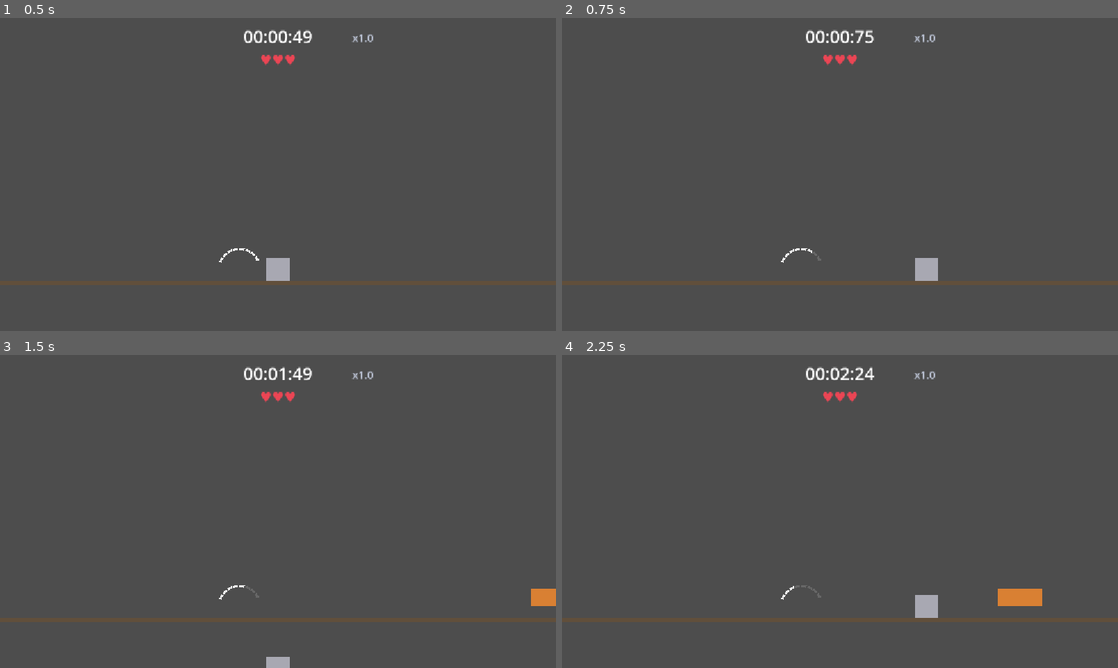
Above: before the commit, frames 1-4 (two rows, left to right).
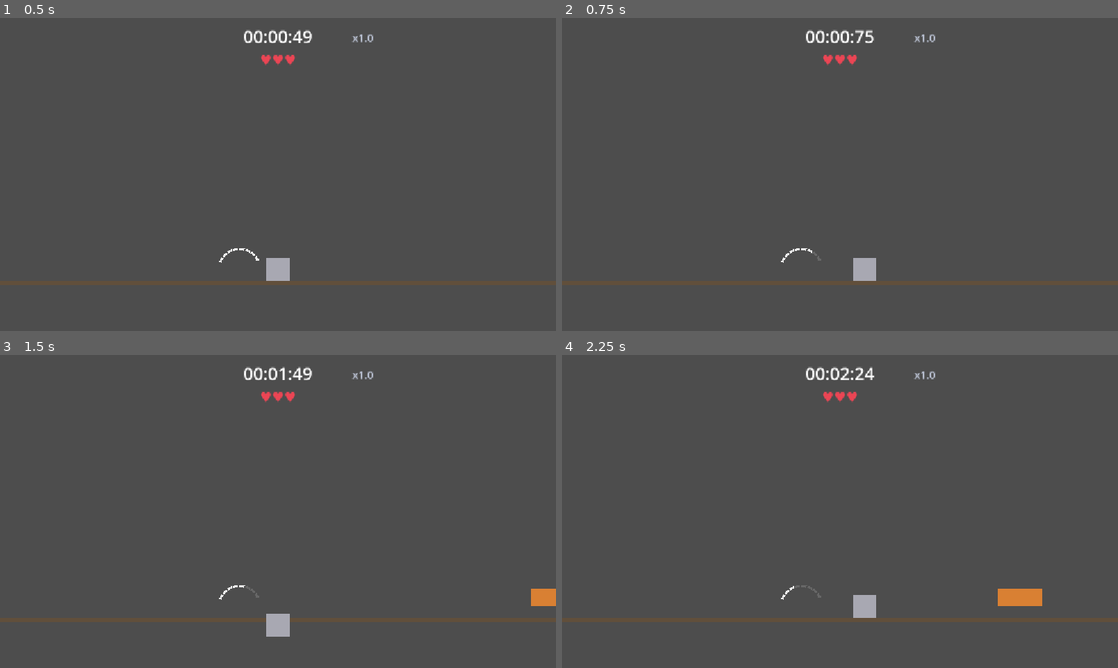
Above: after the commit, the same moments.

Repository: thugzook/desserted-desert-gamejam
Game: Godot game, scene res://scenes/main.tscn
Same seed, same stepped clock (60 frames per second), same inputs: the game is played once before the commit and once after it.
Inputs:
- Up to frame 1 (0.5 s): no input
- Up to frame 2 (0.75 s): tap Enter (restart) at 0.5 s; hold D (dodge_right) from 0.53 s (still down); tap J (parry) at 0.6 s
- Up to frame 3 (1.5 s): release D (dodge_right) at 1.28 s; hold S (dodge_down) from 1.28 s (still down); tap J (parry) at 1.35 s
- Up to frame 4 (2.25 s): release S (dodge_down) at 2.03 s; hold D (dodge_right) from 2.03 s (still down); tap J (parry) at 2.1 s

Frame 1 is identical in both runs. In frame 2, 0.6% of the frame differs, in the area x 52-68%, y 76-84%; in frame 3, 0.5%; in frame 4, 0.6%.

Commit message:
v3 dodge: timed window + lane-matched direction; ghost-through reward
Playtest feedback: collision-escape dodging felt bad (snap back into the
shot you dodged). Now a dodge neutralizes an arriving projectile only if
its direction matches the lane (LANE_ANSWERS table in player.gd):
sidestep overheads, jump body shots, duck head shots. The collider never
moves; the sprite nudge is cosmetic. Dodged shots ghost through at
ghost_alpha (0 = vanish). Verified via headless probe.

Also: max_alive density cap on the Spawner, docs/07-map.md architecture
map with manual-edit recipes, doc set synced to v3.

Co-Authored-By: Claude Fable 5 <noreply@anthropic.com>

Diff:
--- a/dodge-guy-gamejam/autoload/events.gd
+++ b/dodge-guy-gamejam/autoload/events.gd
@@ -7,6 +7,7 @@
 signal player_died
 signal parried(projectile)
 signal dodged(direction: Vector2)
+signal projectile_dodged(projectile)                   ## A shot was cleanly dodged (right lane, right time).
 signal dodge_failed                                    ## Not enough stamina — cue a UI flash.
 signal stamina_changed(current: float, max_value: float)
 signal run_started
--- a/dodge-guy-gamejam/scripts/player.gd
+++ b/dodge-guy-gamejam/scripts/player.gd
@@ -1,7 +1,11 @@
 class_name Player
 extends Area2D
-## The player. Dodges by physically moving out of the way, parries with a timed
-## window that works even mid-dodge, spends stamina to do it.
+## The player. A dodge is a TIMED WINDOW with a DIRECTION RULE: press the right
+## direction for the incoming lane while it arrives and the projectile is
+## neutralized (it ghosts through you). The body's nudge is pure presentation —
+## the collider never moves. Parry works even mid-dodge. Everything costs stamina.
+##
+## The dodge rulebook is LANE_ANSWERS below — one table, edit freely.
 ##
 ## TUNE: everything in the @export groups below. 60 physics ticks/sec, so
 ## frames / 60 = seconds. (5 frames = 0.08s, 9 frames = 0.15s, 12 frames = 0.20s)
@@ -15,13 +19,27 @@
 	"dodge_down": Vector2.DOWN,
 }
 
+## TUNE (design rule, not a number): which dodge direction beats which lane.
+## The whole rulebook is this one table — "sidestep overheads, jump body shots,
+## duck head shots." Add a Vector2 to a list to give a lane a second answer.
+const LANE_ANSWERS := {
+	Projectile.Lane.ABOVE: [Vector2.LEFT, Vector2.RIGHT],
+	Projectile.Lane.LEFT: [Vector2.UP],
+	Projectile.Lane.RIGHT: [Vector2.UP],
+	Projectile.Lane.HEAD_LEFT: [Vector2.DOWN],
+	Projectile.Lane.HEAD_RIGHT: [Vector2.DOWN],
+}
+
 @export_group("Dodge Feel")
-## How far a dodge moves you: x = sideways, y = up/down. Bigger = clears more attacks.
-@export var dodge_distance := Vector2(180.0, 130.0)
-## Seconds to dash out (0.08 = 5 frames). Lower = snappier.
+## How far the BODY (sprite only) nudges: x = sideways, y = up/down. Pure
+## presentation — the hurtbox stays home and the LANE_ANSWERS rule decides dodges,
+## so this is a look, not a reach. Keep it small enough to read as a flinch.
+@export var dodge_distance := Vector2(50.0, 40.0)
+## Seconds to dash out (0.08 = 5 frames). Lower = snappier. Out + hang + return
+## together are the ACTIVE WINDOW — dodge while a shot arrives and you've dodged it.
 @export var dodge_out_time := 0.08
-## Seconds you hang at the far position. THIS IS THE FORGIVENESS KNOB — the whole
-## time you're out here, attacks pass through empty space. Raise it if the game feels unfair.
+## Seconds you hang at the far position. THIS IS THE FORGIVENESS KNOB — the heart
+## of the active window. Raise it if the game feels unfair.
 @export var dodge_hang_time := 0.16
 ## Seconds to snap back home (0.10 = 6 frames).
 @export var dodge_return_time := 0.10
@@ -76,13 +94,16 @@
 var regen_block := 0.0
 var buffered := ""            # buffered input action name
 var buffer_left := 0.0
+var dodge_direction := Vector2.ZERO   # which way the current dodge went (valid while DODGING)
 var _tween: Tween
+var _sprite_home := Vector2.ZERO      # the sprite's resting local position
 
 @onready var sprite: ColorRect = $Sprite
 
 
 func _ready() -> void:
 	home_position = position
+	_sprite_home = sprite.position
 	hp = max_hp
 	stamina = max_stamina
 	Events.stamina_changed.emit(stamina, max_stamina)
@@ -156,15 +177,18 @@
 
 func _start_dodge(direction: Vector2) -> void:
 	state = State.DODGING
+	dodge_direction = direction
 	_spend_stamina(dodge_stamina_cost)
-	var target := home_position + direction * dodge_distance
-
-	# The whole dodge is these four lines: out, hang, back, done.
+
+	# Only the SPRITE moves — the collider stays home so every shot still reaches
+	# _resolve(), where the LANE_ANSWERS rule (not geometry) decides the outcome.
+	# The whole nudge is these four lines: out, hang, back, done.
+	var target := _sprite_home + direction * dodge_distance
 	_tween = create_tween()
-	_tween.tween_property(self, "position", target, dodge_out_time) \
+	_tween.tween_property(sprite, "position", target, dodge_out_time) \
 		.set_trans(dodge_out_trans).set_ease(dodge_out_ease)
 	_tween.tween_interval(dodge_hang_time)
-	_tween.tween_property(self, "position", home_position, dodge_return_time) \
+	_tween.tween_property(sprite, "position", _sprite_home, dodge_return_time) \
 		.set_trans(dodge_return_trans).set_ease(dodge_return_ease)
 	_tween.tween_callback(func() -> void: state = State.HOME)
 
@@ -184,13 +208,17 @@
 		_resolve(area as Projectile)
 
 
-## The ONLY place a hit is decided. Dodging isn't checked here — if you dodged,
-## the hurtbox wasn't here and this never ran.
+## The ONLY place contact is decided, in strict order:
+##   parried  →  dodged (right direction, right time)  →  i-frames  →  hit.
+## "Right direction" means dodge_direction is in LANE_ANSWERS for the shot's lane.
 func _resolve(projectile: Projectile) -> void:
 	if state == State.DEAD:
 		return
 	if is_parry_active() and projectile.data.parryable:
 		_parry_success(projectile)
+		return
+	if state == State.DODGING and dodge_direction in LANE_ANSWERS[projectile.lane]:
+		_dodge_success(projectile)
 		return
 	if iframe_left > 0.0:
 		return                                  # mercy invincibility
@@ -204,6 +232,12 @@
 	_on_parry_success(projectile)
 
 
+func _dodge_success(projectile: Projectile) -> void:
+	projectile.ghost()
+	Events.projectile_dodged.emit(projectile)
+	_on_dodge_success(projectile)
+
+
 func _take_damage(projectile: Projectile) -> void:
 	hp = maxi(hp - projectile.data.damage, 0)
 	iframe_left = iframe_time
@@ -222,10 +256,10 @@
 		Events.player_died.emit()
 		return
 
-	# Cancel any dodge in progress and slide home.
+	# Cancel any dodge nudge in progress and slide the sprite home.
 	state = State.HIT
 	_tween = create_tween()
-	_tween.tween_property(self, "position", home_position, hit_recover_time) \
+	_tween.tween_property(sprite, "position", _sprite_home, hit_recover_time) \
 		.set_trans(hit_recover_trans).set_ease(Tween.EASE_OUT)
 	_tween.tween_callback(func() -> void: state = State.HOME)
 
@@ -268,6 +302,11 @@
 	pass
 
 
+## FLAIR: a clean dodge — right direction, right time. The shot is ghosting past.
+func _on_dodge_success(_projectile: Projectile) -> void:
+	pass
+
+
 ## FLAIR: you just lost a heart.
 func _on_hit(_projectile: Projectile) -> void:
 	pass
--- a/dodge-guy-gamejam/scripts/projectile.gd
+++ b/dodge-guy-gamejam/scripts/projectile.gd
@@ -2,10 +2,16 @@
 extends Area2D
 ## Telegraph in place, then fly at where the player was. Configured entirely by a ProjectileData.
 
+## Which direction this shot attacks from — the player's LANE_ANSWERS table maps
+## each lane to the dodge direction that beats it.
+enum Lane { ABOVE, LEFT, RIGHT, HEAD_LEFT, HEAD_RIGHT }
+
 var data: ProjectileData
+var lane: Lane = Lane.ABOVE
 var direction := Vector2.ZERO
 var telegraph_left := 0.0
 var deflected := false
+var dodged := false
 ## Distance from the screen centre past which this cleans itself up.
 ## Handed over by the Spawner in setup() so the number lives on one Inspector.
 var despawn_radius := 1500.0
@@ -17,8 +23,9 @@
 
 
 ## Called by the Spawner BEFORE add_child, so _ready() has everything it needs.
-func setup(attack: ProjectileData, from: Vector2, toward: Vector2, despawn_at: float) -> void:
+func setup(attack: ProjectileData, in_lane: Lane, from: Vector2, toward: Vector2, despawn_at: float) -> void:
 	data = attack
+	lane = in_lane
 	position = from
 	direction = (toward - from).normalized()
 	telegraph_left = attack.telegraph_time
@@ -70,6 +77,19 @@
 	spin.tween_property(self, "rotation", rotation + TAU, 0.4)
 
 
+## Dodged fair and square: give up on hurting anyone, fade, and coast on through.
+## (ghost_alpha 0 on the .tres makes dodged shots vanish outright.)
+func ghost() -> void:
+	if dodged or deflected:
+		return
+	dodged = true
+	# Same rule as deflect(): we're inside the player's area_entered dispatch,
+	# where direct collision-flag writes are silently blocked.
+	set_deferred("monitoring", false)
+	set_deferred("monitorable", false)
+	sprite.modulate.a = data.ghost_alpha
+
+
 ## Telegraph over. The blink must STOP here — a solid rectangle is the cue that
 ## says "this one is live now", and it's the whole readability contract.
 func _launch() -> void:
--- a/dodge-guy-gamejam/scripts/projectile_data.gd
+++ b/dodge-guy-gamejam/scripts/projectile_data.gd
@@ -17,6 +17,11 @@
 @export var color := Color(0.95, 0.85, 0.6)
 @export var size := Vector2(56.0, 18.0)
 
+@export_group("Dodge Payoff")
+## How visible a successfully-dodged shot stays as it coasts through you.
+## 0.25 = faint ghost. 0 = it disappears the instant you dodge it.
+@export var ghost_alpha := 0.25
+
 @export_group("Parry Payoff")
 ## How much faster a deflected shot flies back. Higher = a parry feels more violent.
 @export var deflect_speed_multiplier := 2.0
--- a/dodge-guy-gamejam/scripts/spawner.gd
+++ b/dodge-guy-gamejam/scripts/spawner.gd
@@ -18,22 +18,27 @@
 @export var min_interval := 0.45
 ## How long the ramp from start_interval to min_interval takes.
 @export var ramp_seconds := 90.0
-
-## Where an attack can come from. Every lane is axis-aligned, so each one has a
-## clean answer: ABOVE falls straight down your column (sidestep it — ducking
-## keeps you in its path), LEFT/RIGHT fly at body height, HEAD_* fly at head
-## height so a duck (S) passes clean under them.
-enum Lane { ABOVE, LEFT, RIGHT, HEAD_LEFT, HEAD_RIGHT }
+## Hard cap on threatening shots on screen at once — YOUR density lever. The
+## spawner holds fire at the cap (and fires the moment a slot frees). Dodged,
+## parried, and despawned shots don't count against it.
+@export var max_alive := 6
 
 @export_group("Placement")
 ## How far off-screen attacks appear.
 @export var spawn_radius := 720.0
-## TUNE: which lanes are in the deck. Duplicate an entry to make that lane more
-## common (e.g. two ABOVEs = overheads twice as likely). Remove one to retire it.
-@export var lanes: Array[Lane] = [Lane.ABOVE, Lane.LEFT, Lane.RIGHT, Lane.HEAD_LEFT, Lane.HEAD_RIGHT]
-## How far above the player's center "head height" is, in pixels. Must stay inside
-## the TOP HALF of the 44px hurtbox (roughly -8 to -20): too high and head shots
-## whiff a standing player, too low and they stop reading as "duck this".
+## TUNE: which lanes are in the deck (see Projectile.Lane — the dodge that beats
+## each lane lives in player.gd's LANE_ANSWERS). Duplicate an entry to make that
+## lane more common (e.g. two ABOVEs = overheads twice as likely). Remove one to retire it.
+@export var lanes: Array[Projectile.Lane] = [
+	Projectile.Lane.ABOVE,
+	Projectile.Lane.LEFT,
+	Projectile.Lane.RIGHT,
+	Projectile.Lane.HEAD_LEFT,
+	Projectile.Lane.HEAD_RIGHT,
+]
+## How far above the player's center "head height" is, in pixels. With rule-based
+## dodging this is pure presentation — it just has to READ as "at the head":
+## roughly -8 to -20 for the 44px placeholder box.
 @export var head_offset := -18.0
 ## How far a shot travels from the screen centre before it deletes itself.
 ## Must comfortably exceed spawn_radius or attacks vanish before they arrive.
@@ -46,9 +51,19 @@
 	if Game.state != Game.State.PLAYING or attacks.is_empty() or player == null:
 		return
 	_next_in -= delta
-	if _next_in <= 0.0:
+	if _next_in <= 0.0 and _alive_count() < max_alive:
+		# At the cap, _next_in stays ≤ 0, so we fire the instant a slot frees.
 		_spawn()
 		_next_in = current_interval()
+
+
+## Threatening shots currently on screen (ghosted/deflected ones are done fighting).
+func _alive_count() -> int:
+	var n := 0
+	for child in get_children():
+		if child is Projectile and not child.dodged and not child.deflected:
+			n += 1
+	return n
 
 
 ## Linear ramp from start_interval down to min_interval over ramp_seconds.
@@ -60,32 +75,30 @@
 
 func _spawn() -> void:
 	var attack: ProjectileData = attacks.pick_random()
-	var lane: Lane = lanes.pick_random()
+	var lane: Projectile.Lane = lanes.pick_random()
 	var home := player.home_position
 
-	# Anchored to home_position, not the player's CURRENT position: attacks commit
-	# to where you live, so moving away is what saves you. Directions are axis-
-	# aligned (never aimed at the player) so a head-height shot STAYS at head
-	# height — that's what makes ducking under it possible.
+	# Anchored to home_position: every lane is a fixed, axis-aligned approach so
+	# the player can learn each one's answer (LANE_ANSWERS in player.gd decides).
 	var from: Vector2
 	var toward: Vector2
 	match lane:
-		Lane.ABOVE:
+		Projectile.Lane.ABOVE:
 			from = home + Vector2(0.0, -spawn_radius)
 			toward = home
-		Lane.LEFT:
+		Projectile.Lane.LEFT:
 			from = home + Vector2(-spawn_radius, 0.0)
 			toward = home
-		Lane.RIGHT:
+		Projectile.Lane.RIGHT:
 			from = home + Vector2(spawn_radius, 0.0)
 			toward = home
-		Lane.HEAD_LEFT:
+		Projectile.Lane.HEAD_LEFT:
 			from = home + Vector2(-spawn_radius, head_offset)
-			toward = from + Vector2.RIGHT  # horizontal — passes over a ducked player
-		Lane.HEAD_RIGHT:
+			toward = from + Vector2.RIGHT  # horizontal — reads as "at the head"
+		Projectile.Lane.HEAD_RIGHT:
 			from = home + Vector2(spawn_radius, head_offset)
 			toward = from + Vector2.LEFT
 
 	var projectile: Projectile = projectile_scene.instantiate()
-	projectile.setup(attack, from, toward, despawn_radius)
+	projectile.setup(attack, lane, from, toward, despawn_radius)
 	add_child(projectile)
Not shown, changed: CLAUDE.md
Not shown, changed: docs/00-game-brief.md
Not shown, changed: docs/02-architecture.md
Not shown, changed: docs/03-patterns-cookbook.md
Not shown, changed: docs/04-reaction-game-guide.md
Not shown, changed: docs/05-scope-and-antipatterns.md
Not shown, added: docs/07-map.md
Not shown, added: docs/mefile.md
